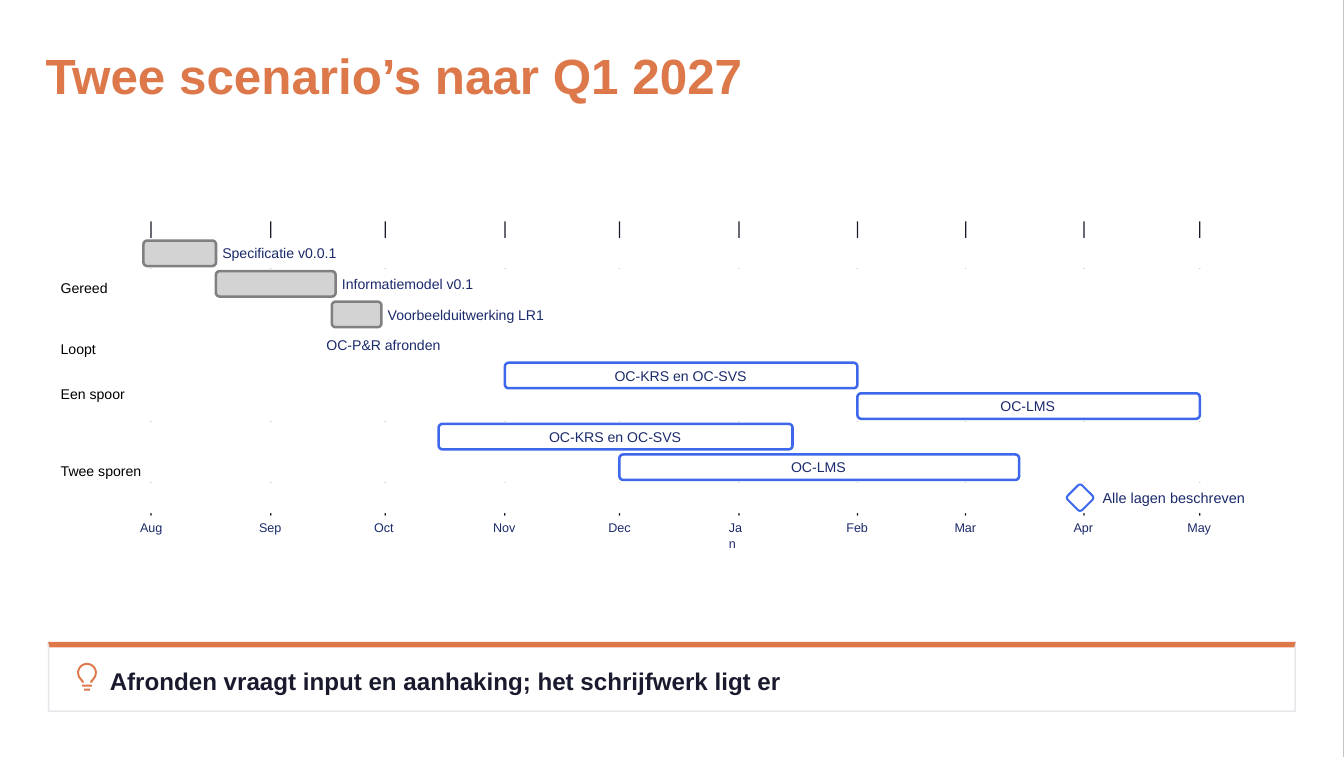
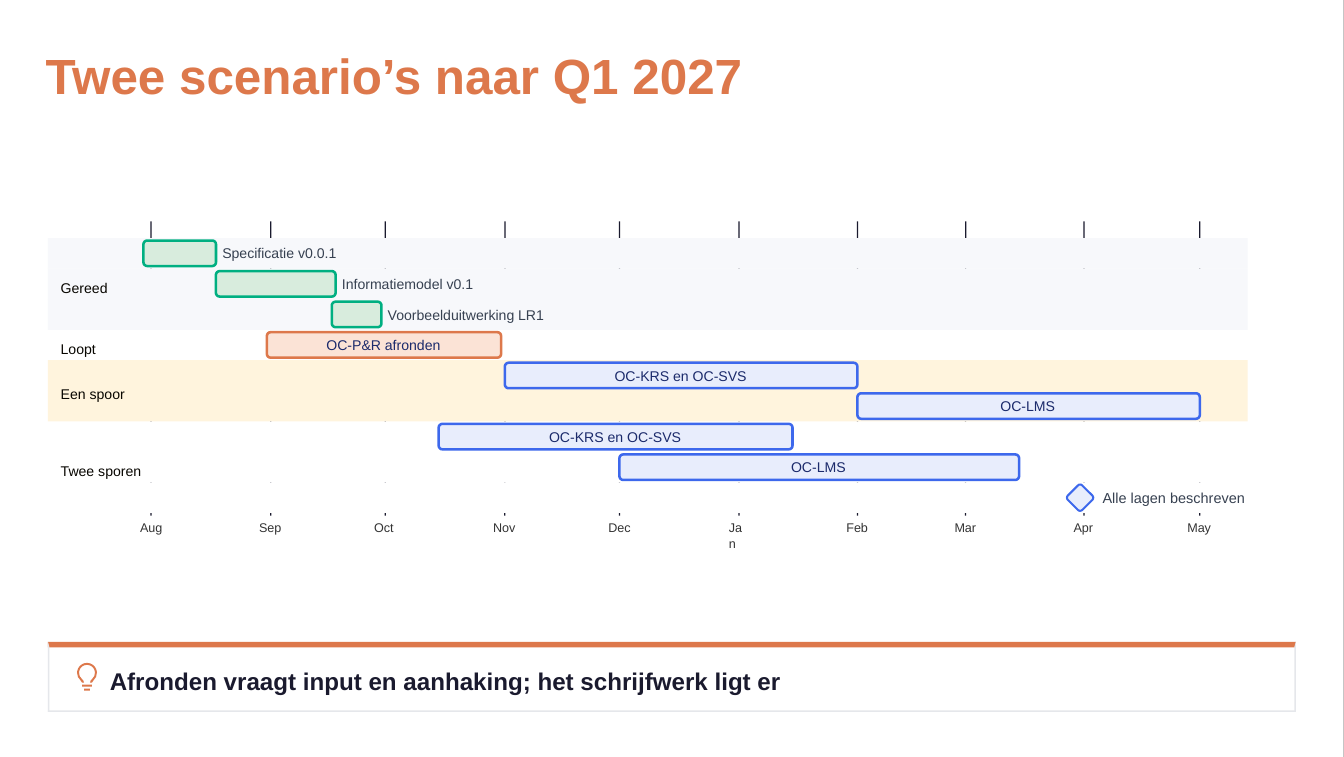
Before and after one commit to Npuls-OKx/meta, a slide deck: slide 8 of presentaties/export/260930_kerngroep_techniek/260930_kerngroep_techniek.pptx. Drawn at 1344x757 pixels with LibreOffice and Linux fonts; fonts in the diff are those of the drawing; background and template pictures are left out. Boxes give left, top, right and bottom in pixels: in the first picture for what was removed or moved away, otherwise in the second. Text is boxed around its words. In the diff, an @@ line names an element or a change of style, - is before the commit and + after.

```diff
--- a/presentaties/export/260930_kerngroep_techniek/260930_kerngroep_techniek.pptx
+++ b/presentaties/export/260930_kerngroep_techniek/260930_kerngroep_techniek.pptx
@@ fill #FFFFFF to #F7F8FB in 3 elements at [47, 238, 1247, 269], [47, 269, 1247, 299], [47, 299, 1247, 329] @@
@@ fill #D3D3D3 to #D8ECDD in 3 elements at [143, 241, 216, 266], [216, 271, 336, 296], [332, 301, 382, 326] @@
@@ outline #808080 1.39 pt to #00AF81 1.39 pt in 3 elements at [143, 241, 216, 266], [216, 271, 336, 296], [332, 301, 382, 326] @@
@@ freeform shape at [267, 332, 502, 357]: fill #FFFFFF to #FBE3D6; outline #FFFFFF 1.39 pt to none @@
@@ freeform shape added at [267, 332, 502, 357], outline #DD784B 1.39 pt @@
@@ freeform shape at [47, 361, 1247, 391]: fill #FFFFFF to #FFF4DD @@
@@ text "Een spoor" at [61, 389, 125, 402]: text colour #000000 to #080600 @@
@@ freeform shape at [47, 391, 1247, 421]: fill #FFFFFF to #FFF4DD @@
@@ fill #FFFFFF to #E8EDFC in 5 elements at [438, 424, 792, 449], [505, 363, 858, 388], [620, 454, 1020, 479], [857, 394, 1199, 419], [1068, 484, 1094, 511] @@
@@ text colour #1B2A6B to #374151 in 4 elements at [222, 247, 336, 261], [342, 279, 474, 289], [388, 309, 544, 323], [1103, 492, 1245, 506] @@
@@ text colour #1B2A6B to #333333 in 10 elements at [140, 523, 162, 535], [259, 523, 281, 535], [374, 523, 393, 532], [493, 523, 515, 532], [608, 523, 630, 532], [729, 520, 749, 534], [846, 523, 868, 532], [955, 523, 977, 532], [1074, 523, 1093, 535], [1187, 523, 1211, 535] @@
```
Also in this commit, not shown: 19 other slides changed, 1 slide added, 3 other files.
